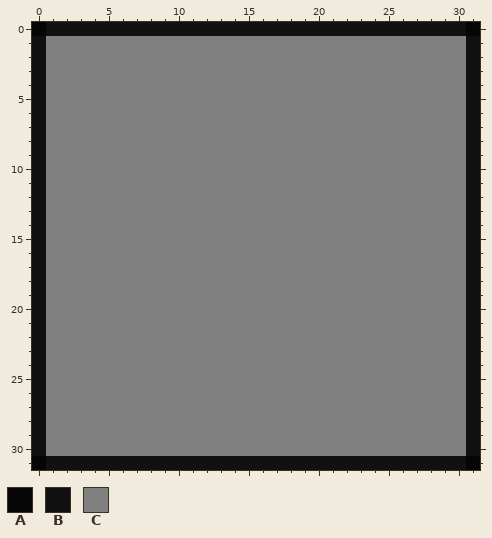
File history of a pixel-art sprite, LudumDare42/Assets/Sprites/Tile.png. That is the earlier state.
The file is 32x32 pixels.
Palette (. is transparent): A #050505  B #111111  C #808080
After the commit:
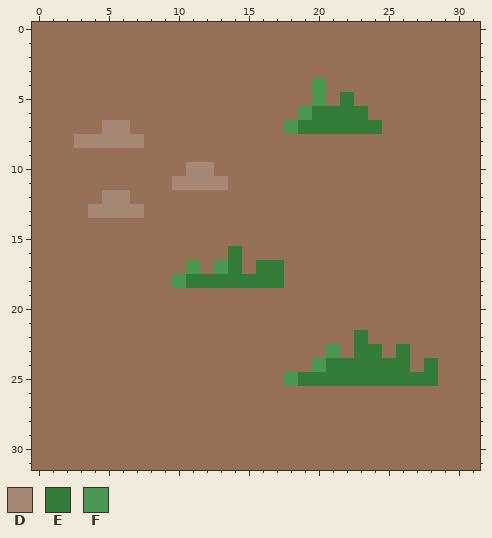
Colours new in this view: D #a58774  E #337c3a  F #4a9952
Change:
colour C: #808080 -> #967057
Changed rows in their new state; - is a pixel that keeps its letter.
first column x 0:
 0 CCCCCCCCCCCCCCCCCCCCCCCCCCCCCCCC
 1 C------------------------------C
 2 C------------------------------C
 3 C------------------------------C
 4 C-------------------F----------C
 5 C-------------------F-E--------C
 6 C------------------FEEEE-------C
 7 C----DD-----------FEEEEEE------C
 8 C--DDDDD-----------------------C
 9 C------------------------------C
10 C----------DD------------------C
11 C---------DDDD-----------------C
12 C----DD------------------------C
13 C---DDDD-----------------------C
14 C------------------------------C
15 C------------------------------C
16 C-------------E----------------C
17 C----------F-FE-EE-------------C
18 C---------FEEEEEEE-------------C
19 C------------------------------C
20 C------------------------------C
21 C------------------------------C
22 C----------------------E-------C
23 C--------------------F-EE-E----C
24 C-------------------FEEEEEE-E--C
25 C-----------------FEEEEEEEEEE--C
26 C------------------------------C
27 C------------------------------C
28 C------------------------------C
29 C------------------------------C
30 C------------------------------C
31 CCCCCCCCCCCCCCCCCCCCCCCCCCCCCCCC
